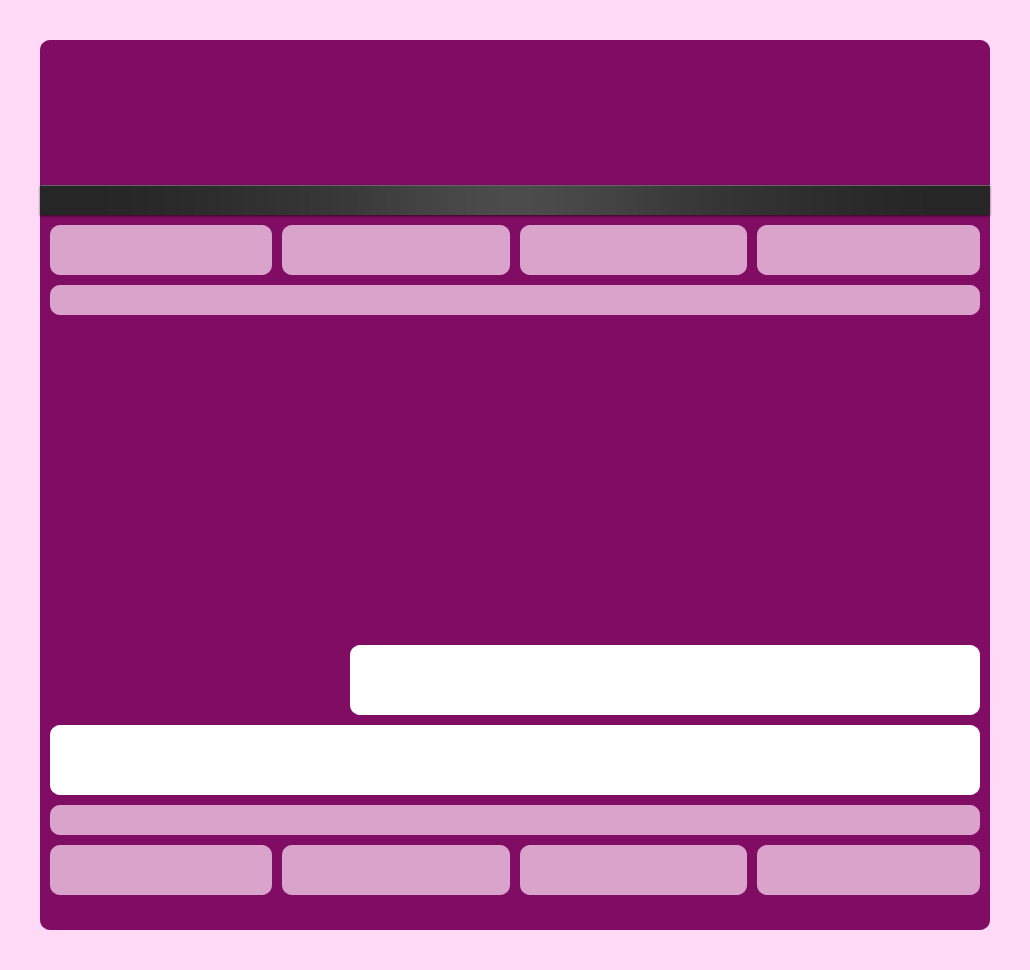
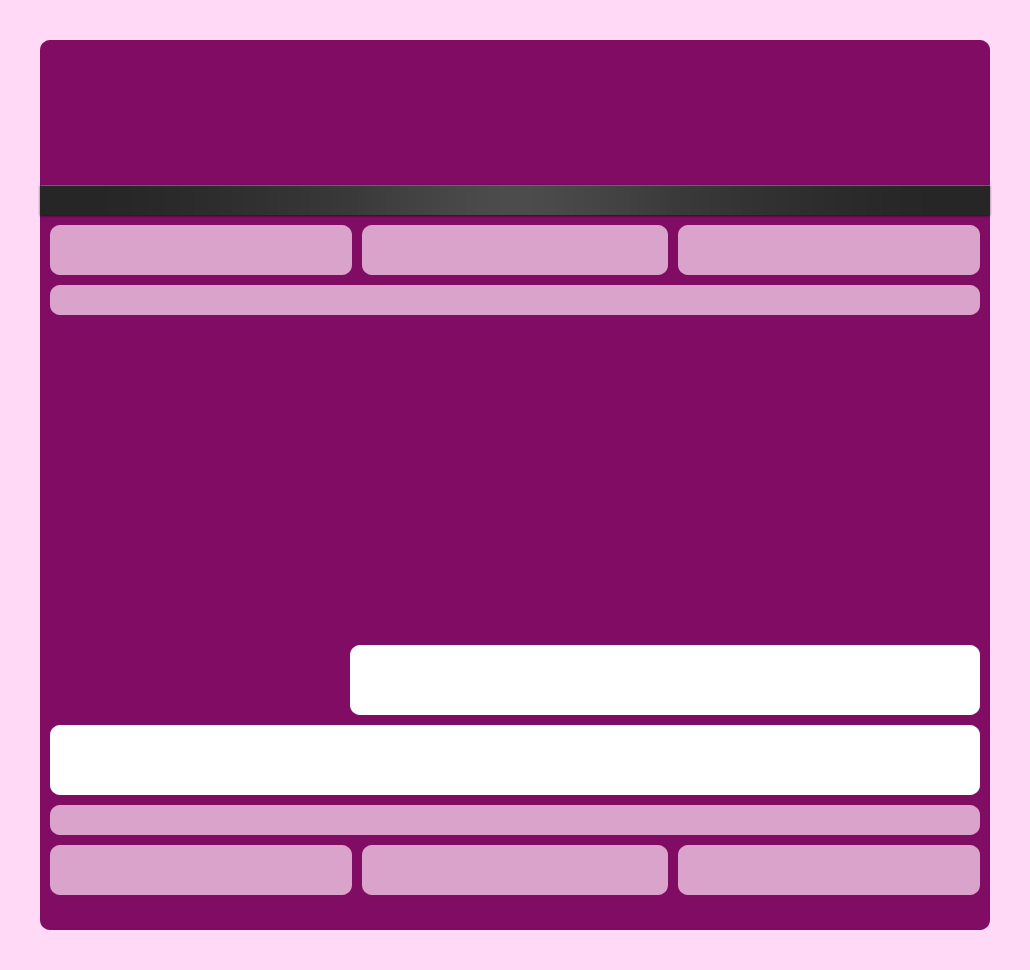
Revision of a layered w=1030, h=970 image; what changed, layer by layer:
painted on "header / footer widgets" over (x1=263, y1=225, x2=766, y2=895)
